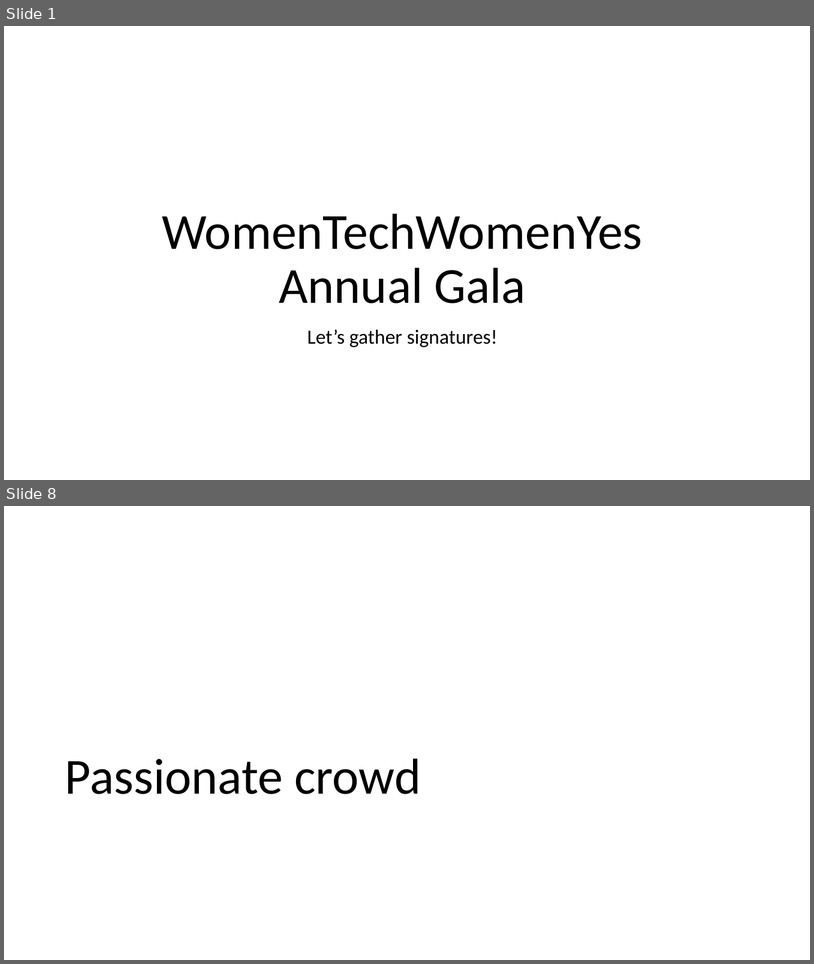
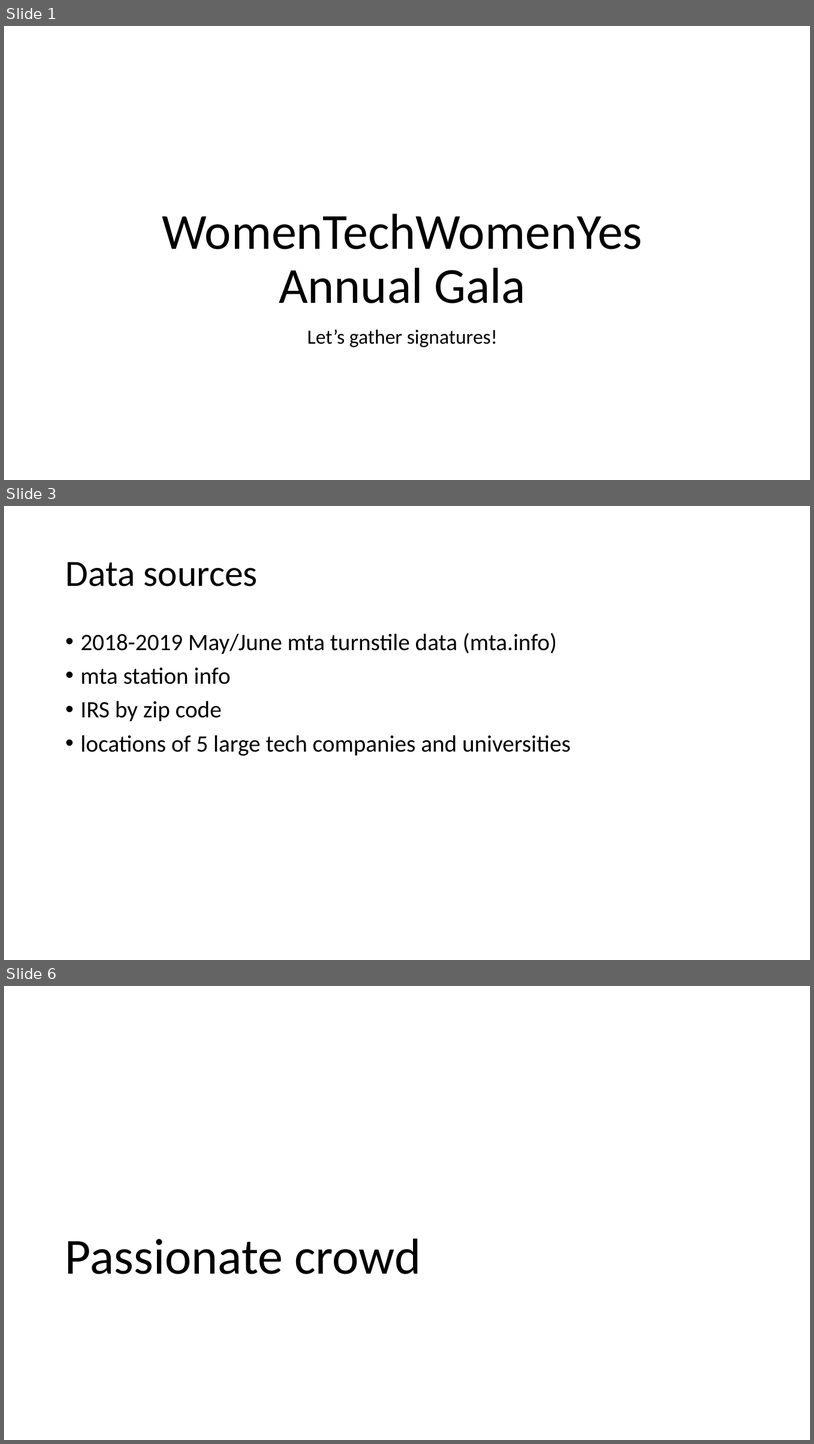
Before and after one commit to abarela13/onl_ds5_project_1, a slide deck: project_1.pptx. Shown one above the other, each under a label of ours: slides 1 and 8 before the commit, slides 1, 3 and 6 after it; the slides between them are not shown. The pictures are 814x964 and 814x1444 pixels, drawn with LibreOffice and Linux fonts; fonts in the diff are those of the drawing. Boxes give left, top, right and bottom in pixels: in the first picture for what was removed or moved away, otherwise in the second. Text is boxed around its words. In the diff, an @@ line names an element or a change of style, - is before the commit and + after.

```diff
--- a/project_1.pptx
+++ b/project_1.pptx
@@ slide 3 added at (x1=4, y1=506, x2=810, y2=960), background #FFFFFF @@
@@ title added at (x1=65, y1=562, x2=258, y2=586), 44 pt, text #000000 @@
+Data sources
@@ text added at (x1=81, y1=633, x2=571, y2=756), 28 pt, text #000000 @@
+• 2018-2019 May/June mta turnstile data (mta.info)
+• mta station info
+• IRS by zip code
+• locations of 5 large tech companies and universities
@@ what was slide 8 is now slide 6 @@
```
Also in this commit, not shown: 3 slides changed, 4 other slides added, 1 slide removed, 22 other files.
